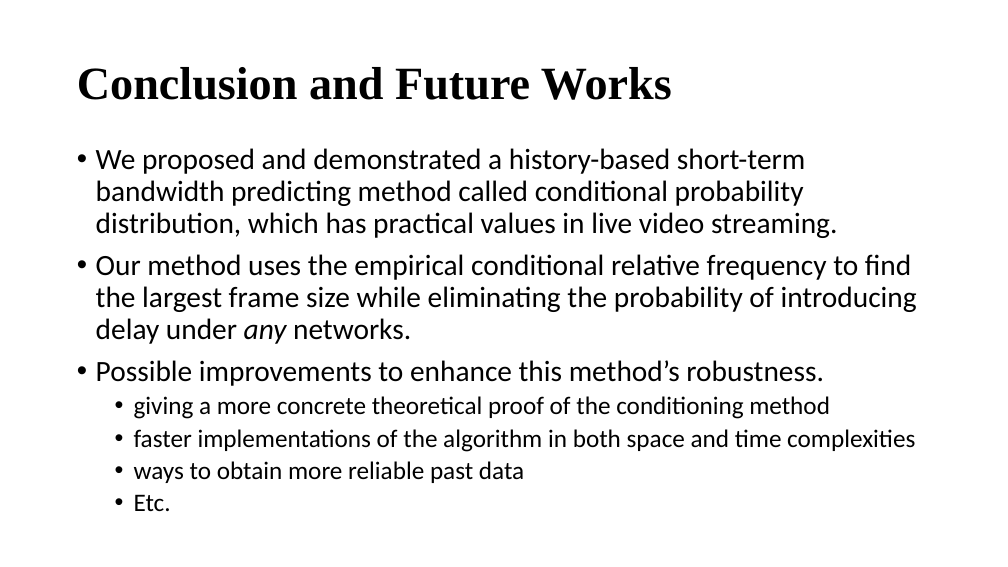
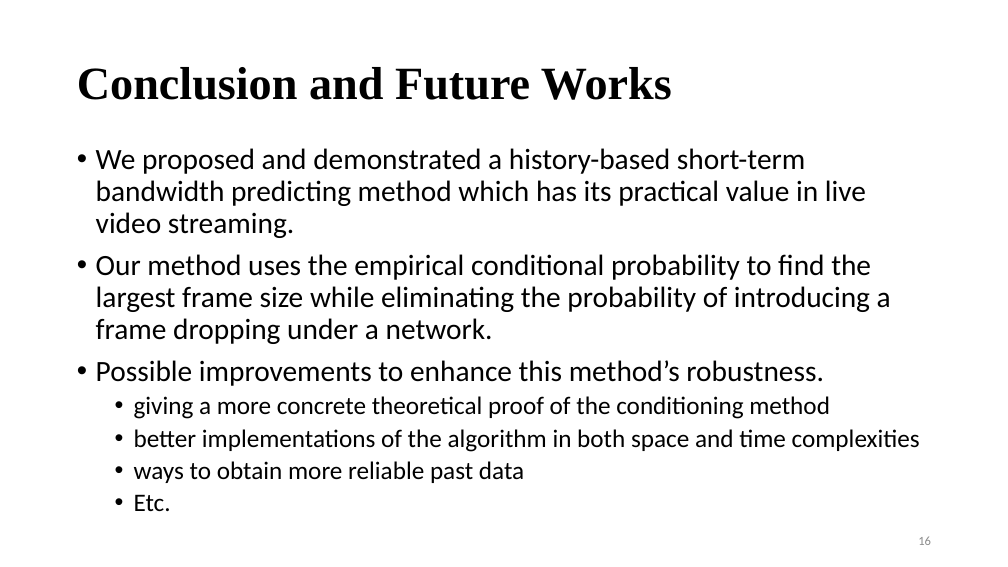
Before and after one commit to williamzheng0711/online-cdf-streaming, a slide deck: slide 16 of ESTR4999_Notes/ESTR4999_Presentation.pptx (slide 15 before the commit). Drawn at 1008x567 pixels with LibreOffice and Linux fonts; fonts in the diff are those of the drawing. Boxes give left, top, right and bottom in pixels: in the first picture for what was removed or moved away, otherwise in the second. Text is boxed around its words. In the diff, an @@ line names an element or a change of style, - is before the commit and + after.

```diff
--- a/ESTR4999_Notes/ESTR4999_Presentation.pptx
+++ b/ESTR4999_Notes/ESTR4999_Presentation.pptx
@@ text at (96, 148, 891, 344): text changed @@
-• We proposed and demonstrated a history-based short-term bandwidth predicting method called conditional probability distribution, which has practical values in live video streaming.
-• Our method uses the empirical conditional relative frequency to find the largest frame size while eliminating the probability of introducing delay under any networks.
+• We proposed and demonstrated a history-based short-term bandwidth predicting method which has its practical value in live video streaming.
+• Our method uses the empirical conditional probability to find the largest frame size while eliminating the probability of introducing a frame dropping under a network.
@@ text at (134, 429, 920, 452): text changed @@
-  • faster implementations of the algorithm in both space and time complexities
+  • better implementations of the algorithm in both space and time complexities
@@ page number added at (918, 536, 931, 545), 12 pt, text #8C8C8C @@
+16
```
Also in this commit, not shown: 15 other slides changed, 1 slide added.
